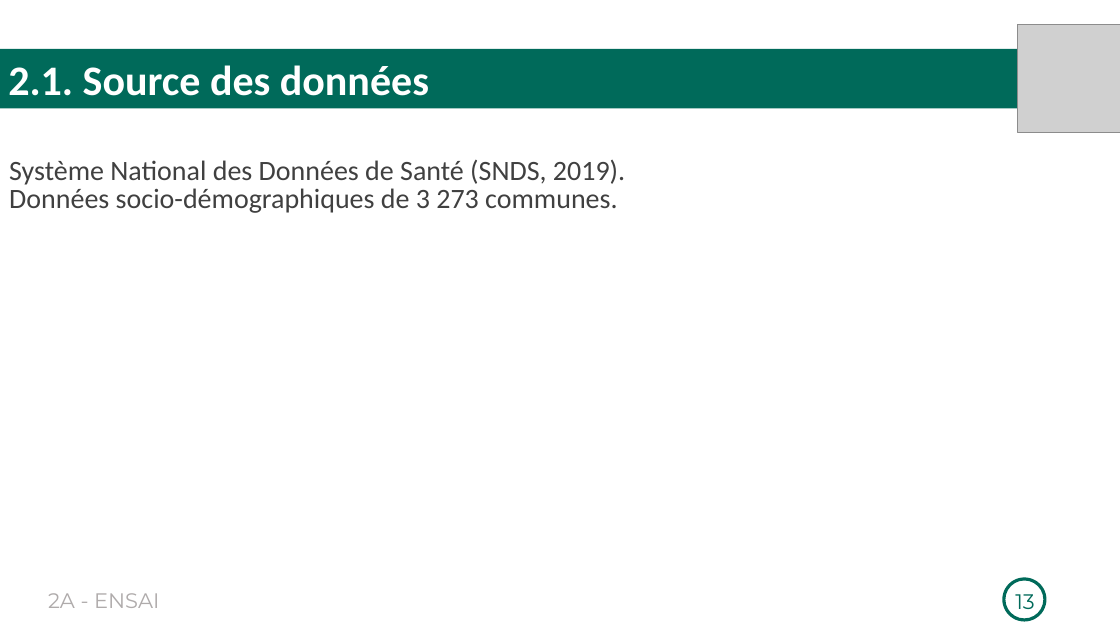
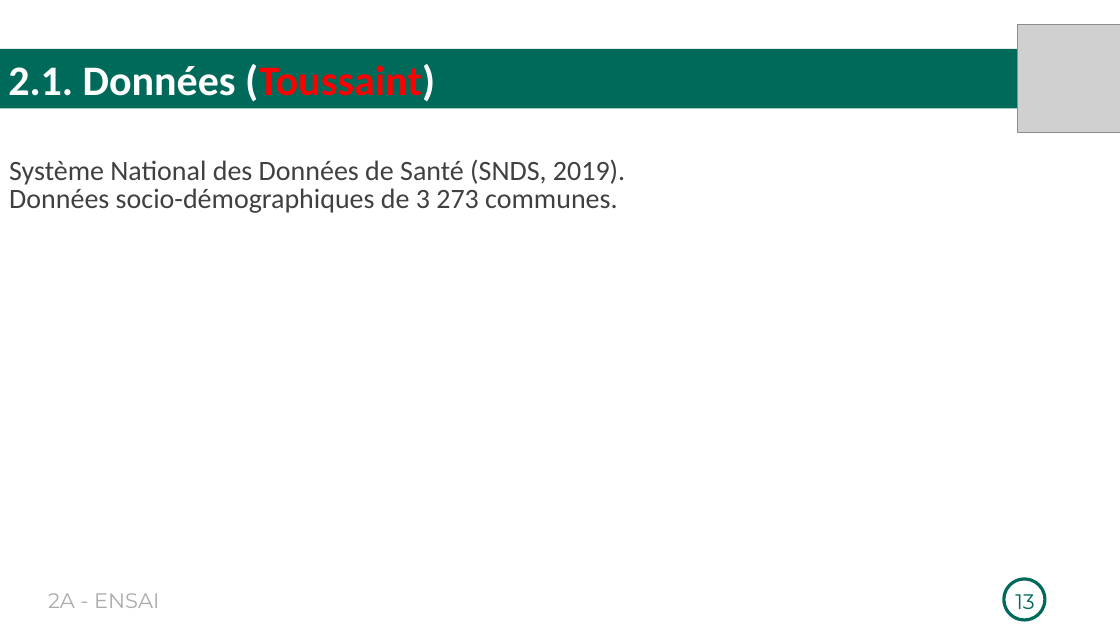
Before and after one commit to Richard-GOZAN/Projet-Stat-2A-Ensai, a slide deck: slide 13 of Présentation/Soutenance_Groupe25.pptx. Drawn at 1120x630 pixels with LibreOffice and Linux fonts; fonts in the diff are those of the drawing; grey boxes stand for pictures. Boxes give left, top, right and bottom in pixels: in the first picture for what was removed or moved away, otherwise in the second. Text is boxed around its words. In the diff, an @@ line names an element or a change of style, - is before the commit and + after.

```diff
--- a/Présentation/Soutenance_Groupe25.pptx
+++ b/Présentation/Soutenance_Groupe25.pptx
@@ text in rectangle at <box>8,64,435,101</box>: text changed @@
-2.1. Source des données
+2.1. Données (Toussaint)
```
Also in this commit, not shown: 12 other slides changed, 3 slides added, 3 slides removed, 1 other file.
